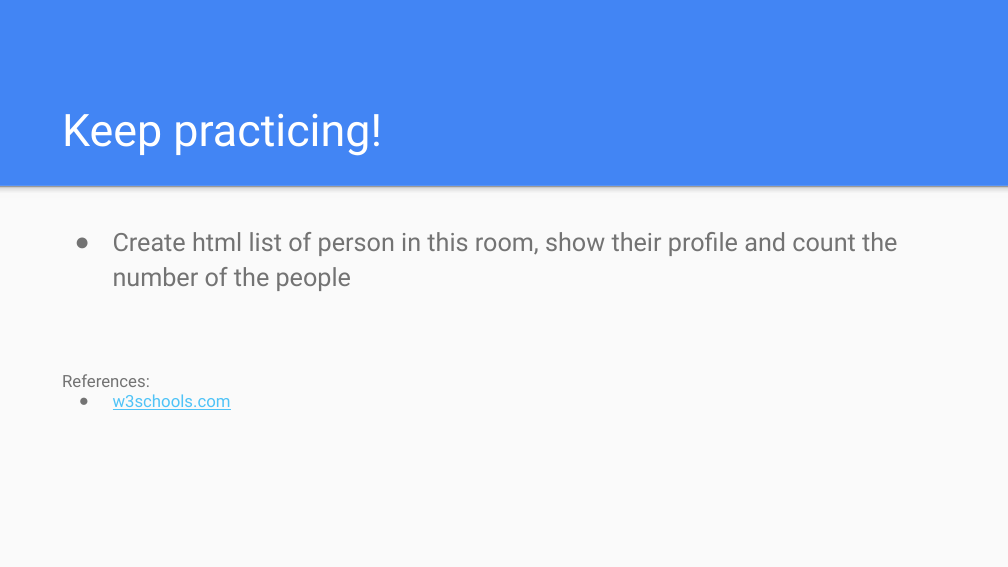
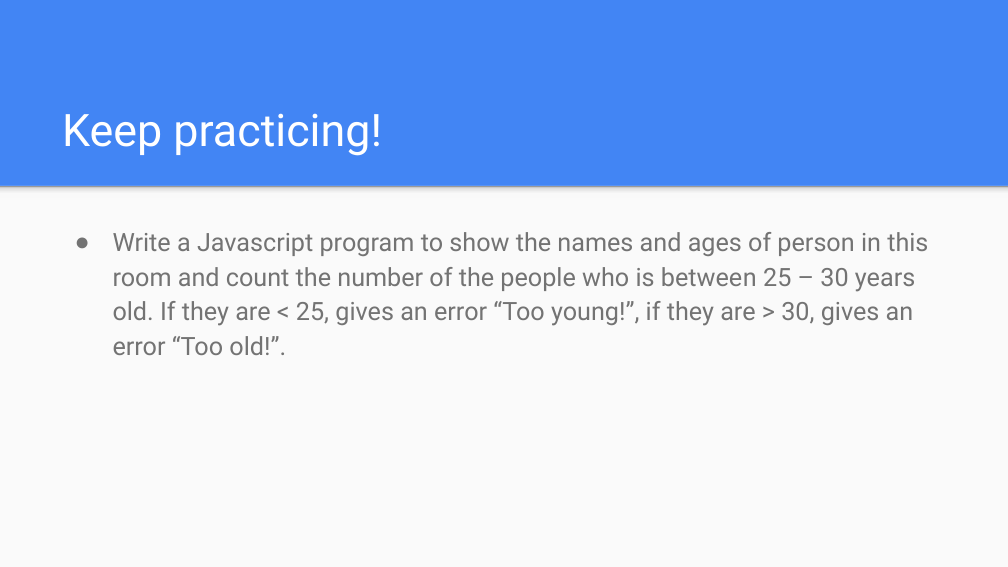
Before and after one commit to fadlykayo/basic-javascript, a slide deck: slide 9 of Materials/Programming 101 Day 4.pptx. Drawn at 1008x567 pixels with LibreOffice and Linux fonts; fonts in the diff are those of the drawing. Boxes give left, top, right and bottom in pixels: in the first picture for what was removed or moved away, otherwise in the second. Text is boxed around its words. In the diff, an @@ line names an element or a change of style, - is before the commit and + after.

```diff
--- a/Materials/Programming 101 Day 4.pptx
+++ b/Materials/Programming 101 Day 4.pptx
@@ text at (113, 232, 928, 355): text changed @@
-● Create html list of person in this room, show their profile and count the number of the people
-References:
-● w3schools.com
+● Write a Javascript program to show the names and ages of person in this room and count the number of the people who is between 25 – 30 years old. If they are < 25, gives an error “Too young!”, if they are > 30, gives an error “Too old!”.
```
Also in this commit, not shown: 1 other file.
